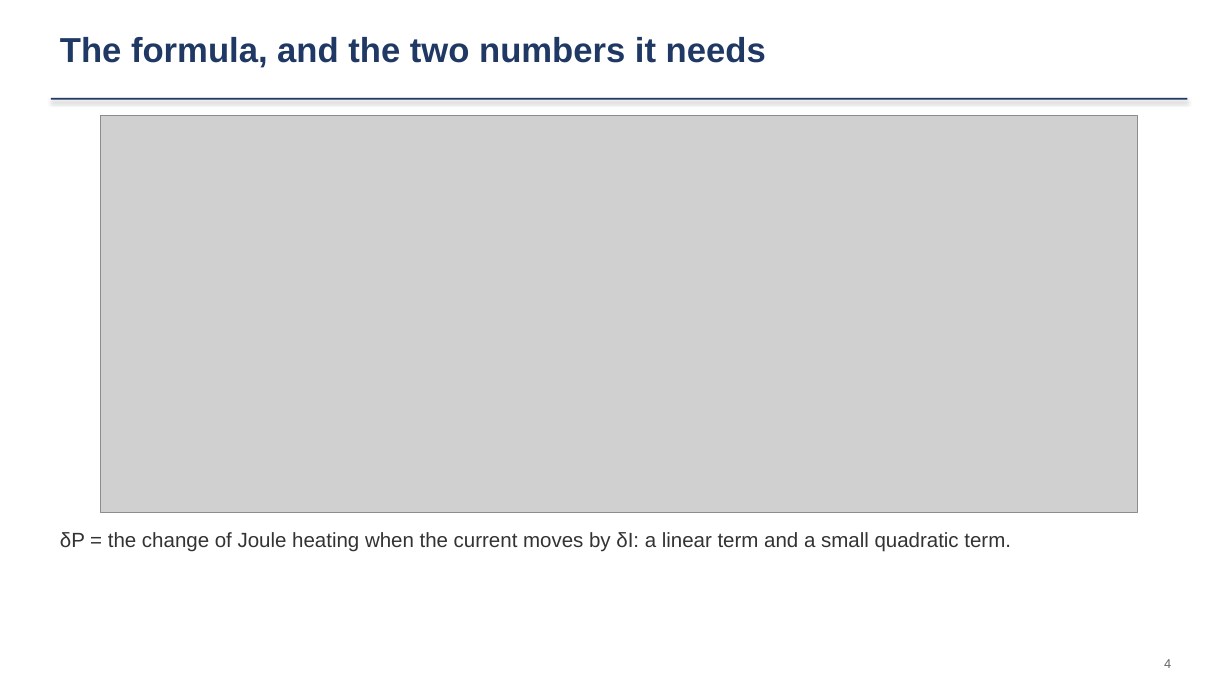
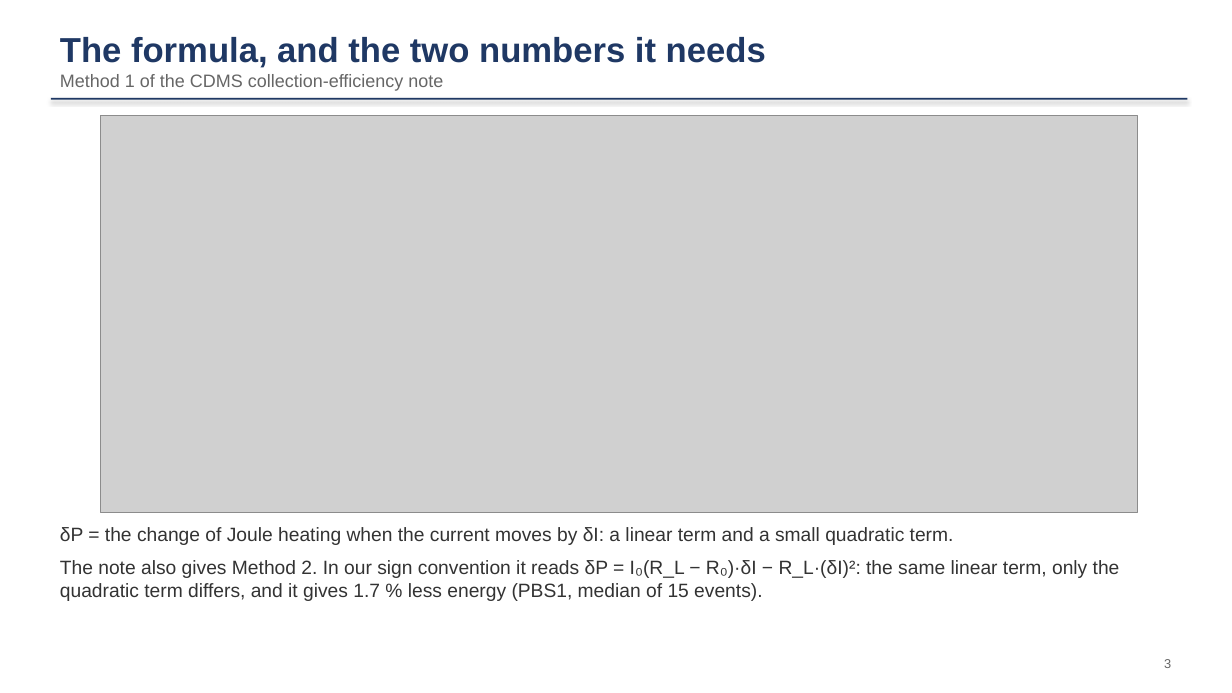
Before and after one commit to ZhihengLi0/urop, a slide deck: slide 3 of snolab/collection_efficiency/presentation/SNOLAB_R4_collection_efficiency_20260910.pptx (slide 4 before the commit). Drawn at 1232x693 pixels with LibreOffice and Linux fonts; fonts in the diff are those of the drawing; grey boxes stand for pictures. Boxes give left, top, right and bottom in pixels: in the first picture for what was removed or moved away, otherwise in the second. Text is boxed around its words. In the diff, an @@ line names an element or a change of style, - is before the commit and + after.

```diff
--- a/snolab/collection_efficiency/presentation/SNOLAB_R4_collection_efficiency_20260910.pptx
+++ b/snolab/collection_efficiency/presentation/SNOLAB_R4_collection_efficiency_20260910.pptx
@@ text at <box>60,74,443,91</box>: paragraph added @@
+Method 1 of the CDMS collection-efficiency note
@@ text at <box>60,527,954,545</box>: size 16 to 15 pt in "δP = the change of Joule heating ..." @@
@@ text at <box>60,560,1120,601</box>: paragraph added @@
+The note also gives Method 2. In our sign convention it reads δP = I₀(R_L − R₀)·δI − R_L·(δI)²: the same linear term, only the quadratic term differs, and it gives 1.7 % less energy (PBS1, median of 15 events).
@@ text at <box>1164,659,1171,668</box>: text changed @@
-4
+3
```
Also in this commit, not shown: 14 other slides changed, 1 slide removed, 8 other files.
